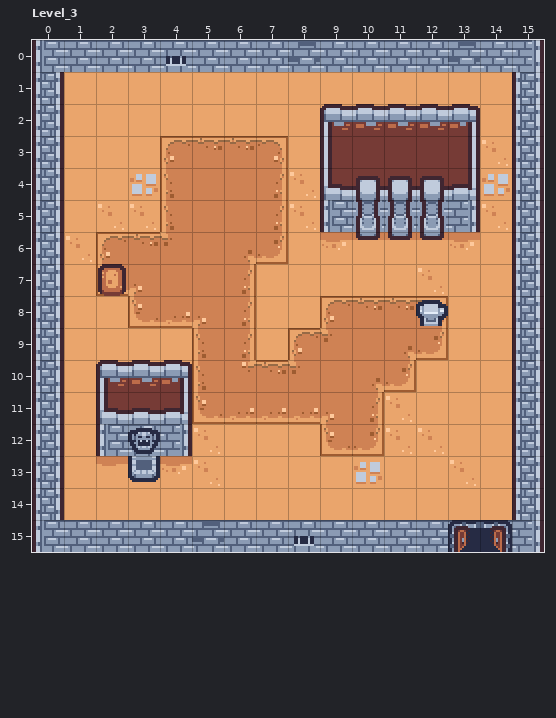
A LDtk project gets an edit: resources/ldtk-levels/test1.ldtk. The picture above was drawn from the file before the commit.
Cells are 16x16 px. Shown: Level_3 x 0..15, y 0..15. The commit also changed other parts of the map, which this record leaves out.
After:
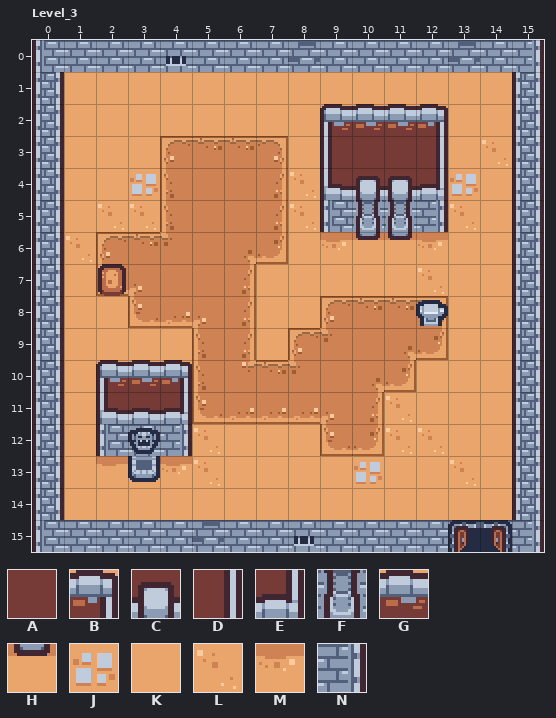
Key: from "Dungeon": A 0, B 5, C 6, D 13, E 17, F 18, G 26, H 30, J 42, K 48, L 49, M 51, N 59.
_ is an empty cell, # one hidden under a higher layer.
What changed:
Layer "Floor":
y 4: x 13..14 #J -> JK
y 5: x 13..14 #L -> LK
Layer "Walls":
y 2: x 12..13 GB -> B_
y 3: x 12..13 AD -> D_
y 4: x 12..13 CE -> E_
y 5: x 12..13 FN -> N_
y 6: x 12..13 HM -> M_
